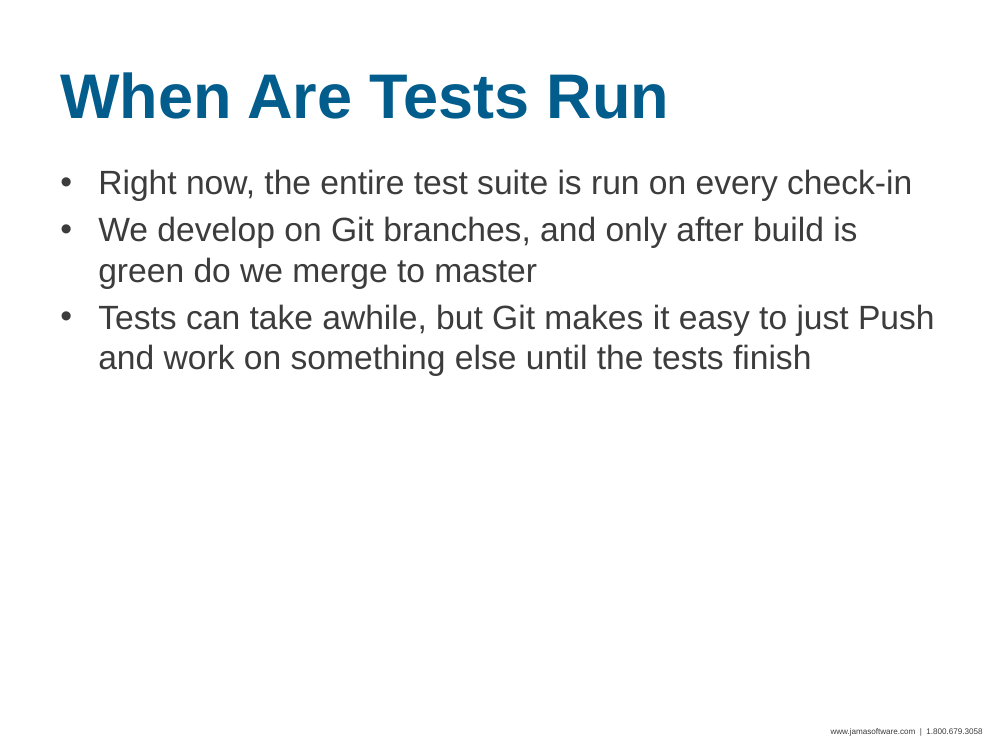
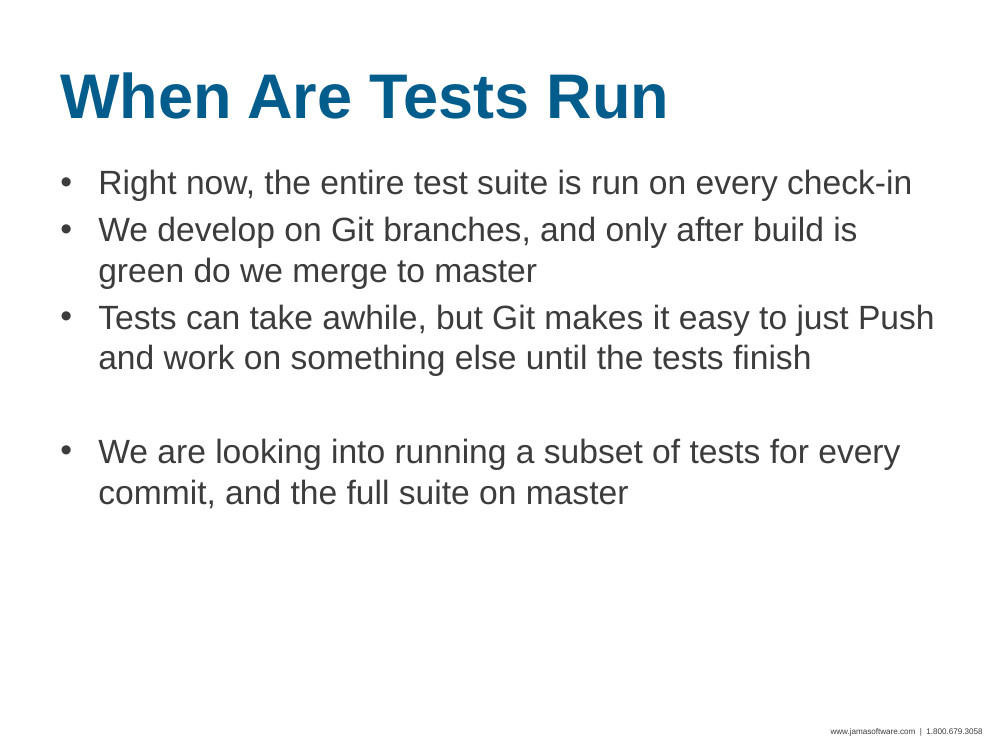
Before and after one commit to seanadkinson/webdriver-examples, a slide deck: slide 40 of slides.pptx. Drawn at 1008x756 pixels with LibreOffice and Linux fonts; fonts in the diff are those of the drawing; background and template pictures are left out. Boxes give left, top, right and bottom in pixels: in the first picture for what was removed or moved away, otherwise in the second. Text is boxed around its words. In the diff, an @@ line names an element or a change of style, - is before the commit and + after.

```diff
--- a/slides.pptx
+++ b/slides.pptx
@@ text at bbox=[98, 438, 900, 509]: paragraph added @@
+• We are looking into running a subset of tests for every commit, and the full suite on master
```
Also in this commit, not shown: 7 other slides changed, 1 slide added, 1 slide removed, 6 other files.
